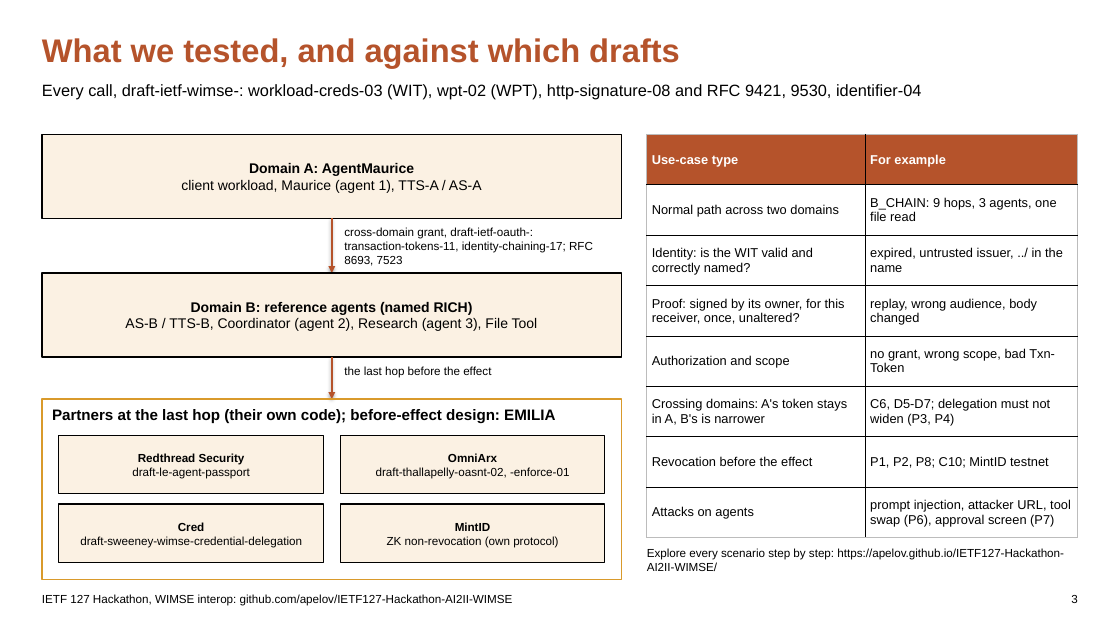
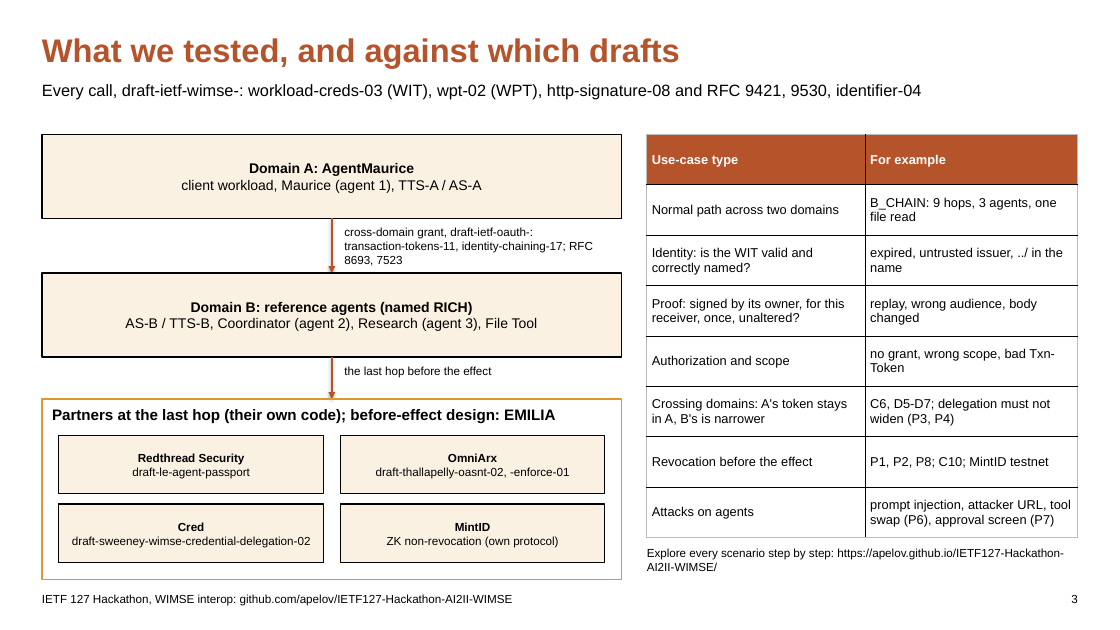
Before and after one commit to apelov/IETF127-Hackathon-AI2II-WIMSE, a slide deck: slide 3 of IETF127_WIMSE_Session.pptx. Drawn at 1120x630 pixels with LibreOffice and Linux fonts; fonts in the diff are those of the drawing. Boxes give left, top, right and bottom in pixels: in the first picture for what was removed or moved away, otherwise in the second. Text is boxed around its words. In the diff, an @@ line names an element or a change of style, - is before the commit and + after.

```diff
--- a/IETF127_WIMSE_Session.pptx
+++ b/IETF127_WIMSE_Session.pptx
@@ text in rectangle at (72, 536, 311, 547): text changed @@
-draft-sweeney-wimse-credential-delegation
+draft-sweeney-wimse-credential-delegation-02
```
Also in this commit, not shown: 5 other slides changed, 25 other files.
